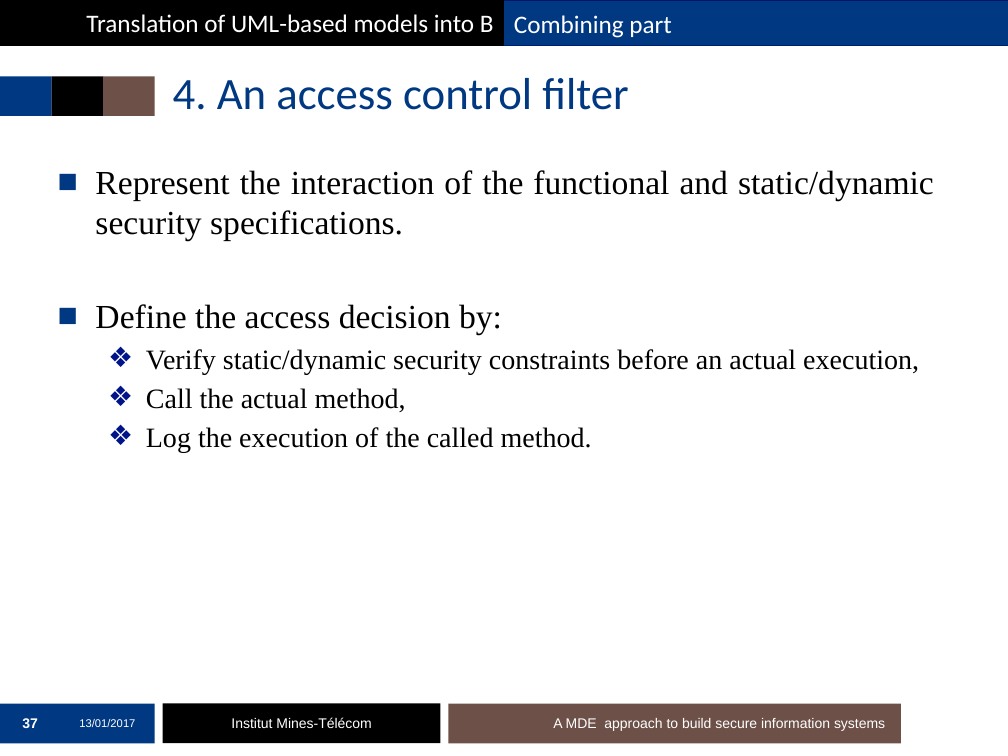
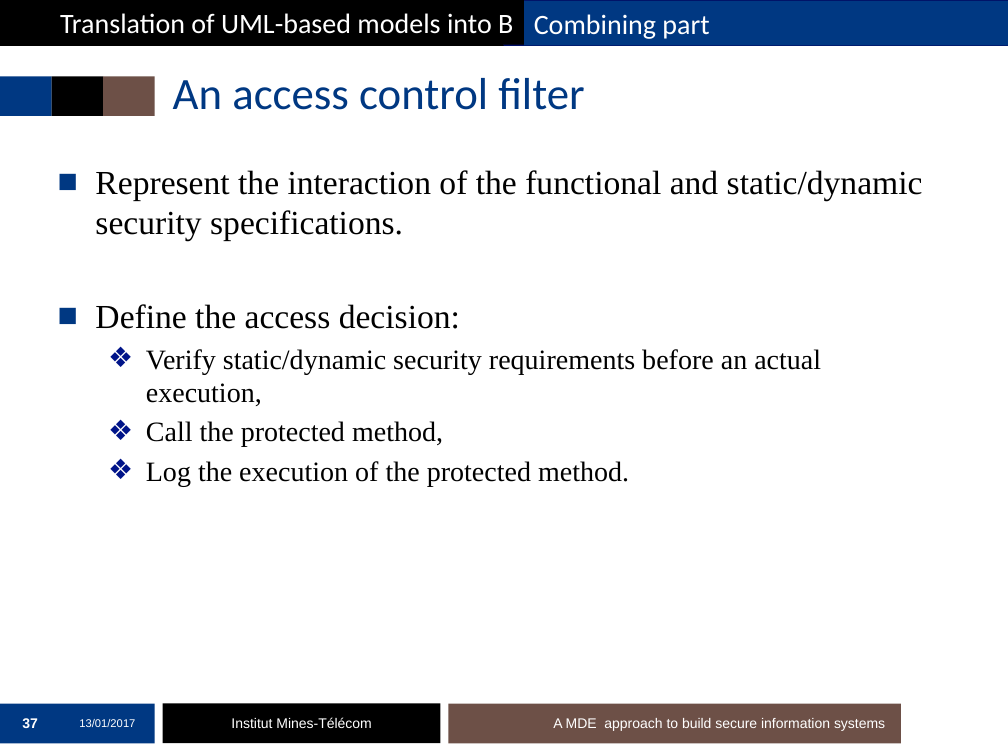
Before and after one commit to mai-ng/phdDefense, a slide deck: slide 37 of slides/presentation-defense.pptx. Drawn at 1008x756 pixels with LibreOffice and Linux fonts; fonts in the diff are those of the drawing; background and template pictures are left out. Boxes give left, top, right and bottom in pixels: in the first picture for what was removed or moved away, otherwise in the second. Text is boxed around its words. In the diff, an @@ line names an element or a change of style, - is before the commit and + after.

```diff
--- a/slides/presentation-defense.pptx
+++ b/slides/presentation-defense.pptx
@@ rectangle "Translation of UML-based models into ..." at (0,0,524,44): size 18 to 20 pt @@
@@ rectangle "Translation of UML-based models into ...": place and size @@
-rectangle "Translation of UML-based models into ..." at (1,0,504,44)
+rectangle "Translation of UML-based models into ..." at (0,0,524,44)
@@ rectangle "Combining part": place and size @@
-rectangle "Combining part" at (504,1,1008,45)
+rectangle "Combining part" at (524,1,1008,45)
@@ rectangle "Combining part" at (524,1,1008,45): size 18 to 20 pt @@
@@ title at (173,78,584,110): text changed @@
-4. An access control filter
+An access control filter
@@ text at (95,170,923,241): alignment justified to left @@
@@ text at (95,304,821,486): text changed @@
-■ Define the access decision by:
-  ❖ Verify static/dynamic security constraints before an actual execution,
-  ❖ Call the actual method,
-  ❖ Log the execution of the called method.
+■ Define the access decision:
+  ❖ Verify static/dynamic security requirements before an actual execution,
+  ❖ Call the protected method,
+  ❖ Log the execution of the protected method.
```
Also in this commit, not shown: 63 other slides changed, 2 slides added, 5 slides removed.
